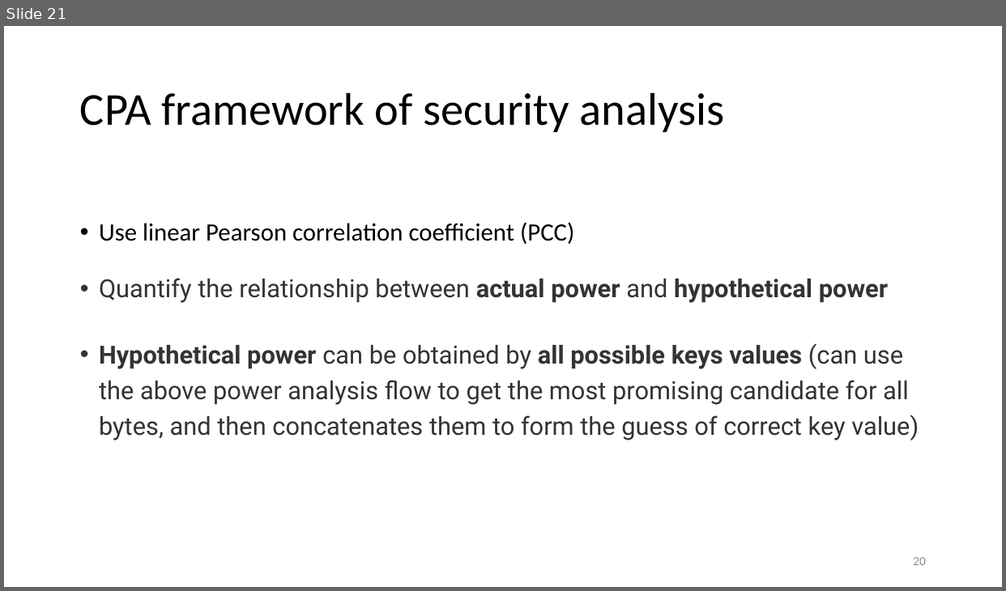
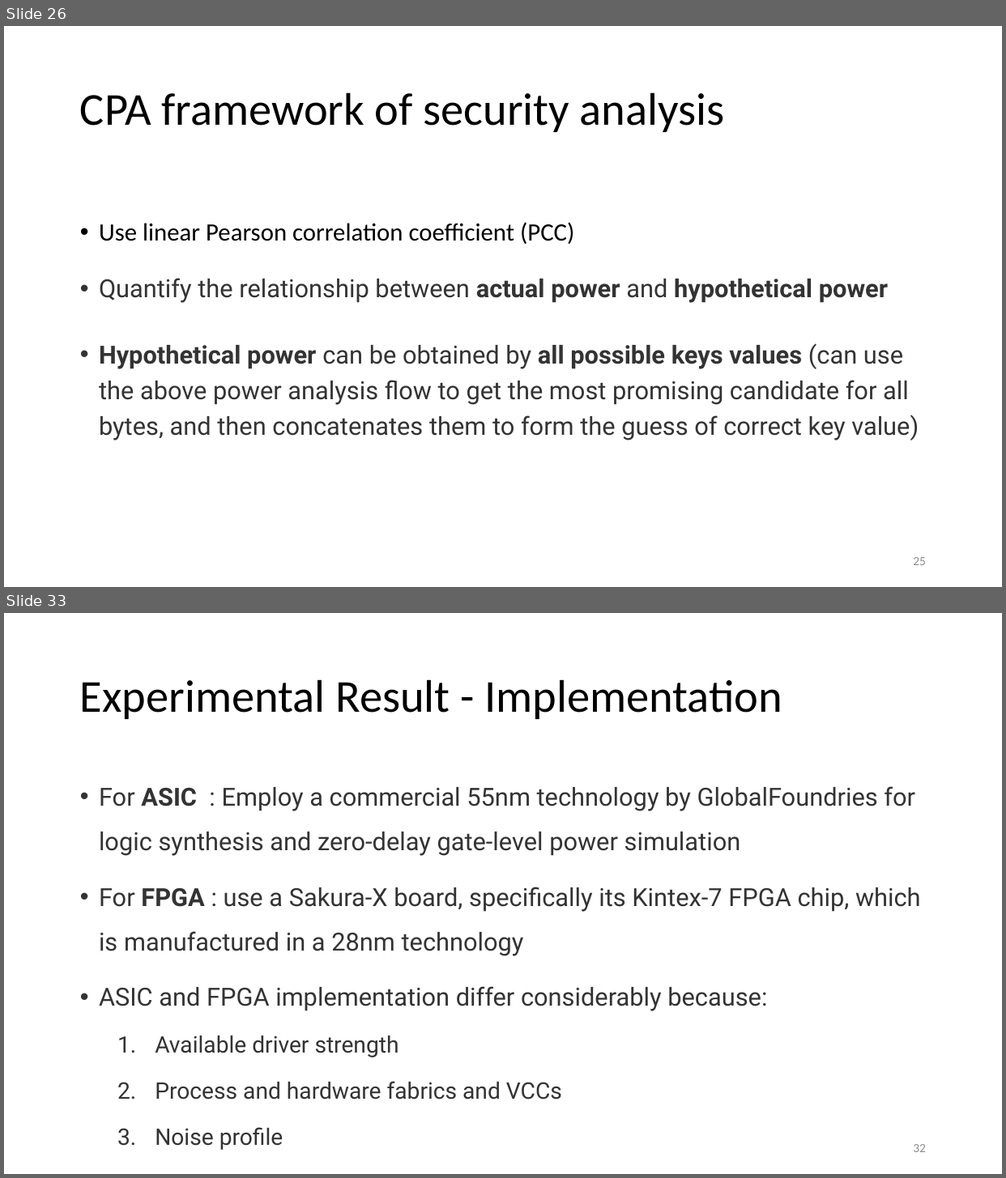
Before and after one commit to Pacific-Feng-Studuies/Studied-Papers, a slide deck: GM/X-Volt Joint Tuning of Driver Strengths and Supply Voltages/X-Volt Joint Tuning of Driver Strengths and Supply Voltages.pptx. Shown one above the other, each under a label of ours: slide 21 before the commit, slides 26 and 33 after it; the slides between them are not shown. The pictures are 1006x591 and 1006x1178 pixels, drawn with LibreOffice and Linux fonts; fonts in the diff are those of the drawing. Boxes give left, top, right and bottom in pixels: in the first picture for what was removed or moved away, otherwise in the second. Text is boxed around its words. In the diff, an @@ line names an element or a change of style, - is before the commit and + after.

```diff
--- a/GM/X-Volt Joint Tuning of Driver Strengths and Supply Voltages/X-Volt Joint Tuning of Driver Strengths and Supply Voltages.pptx
+++ b/GM/X-Volt Joint Tuning of Driver Strengths and Supply Voltages/X-Volt Joint Tuning of Driver Strengths and Supply Voltages.pptx
@@ slide 33 added at (4, 613, 1002, 1174), background #FFFFFF @@
@@ title added at (80, 679, 783, 719), 44 pt, text #000000 @@
+Experimental Result - Implementation
@@ text added at (99, 786, 921, 1150), 24 pt, text #333333 @@
+• For ASIC : Employ a commercial 55nm technology by GlobalFoundries for logic synthesis and zero-delay gate-level power simulation
+• For FPGA : use a Sakura-X board, specifically its Kintex-7 FPGA chip, which is manufactured in a 28nm technology
+• ASIC and FPGA implementation differ considerably because:
+  1. Available driver strength
+  2. Process and hardware fabrics and VCCs
+  3. Noise profile
@@ page number added at (913, 1144, 926, 1152), 12 pt, text #8C8C8C @@
+32
@@ what was slide 21 is now slide 26 @@
@@ page number at (913, 557, 926, 565): text changed @@
-20
+25
```
Also in this commit, not shown: 5 slides changed, 32 other slides added.
